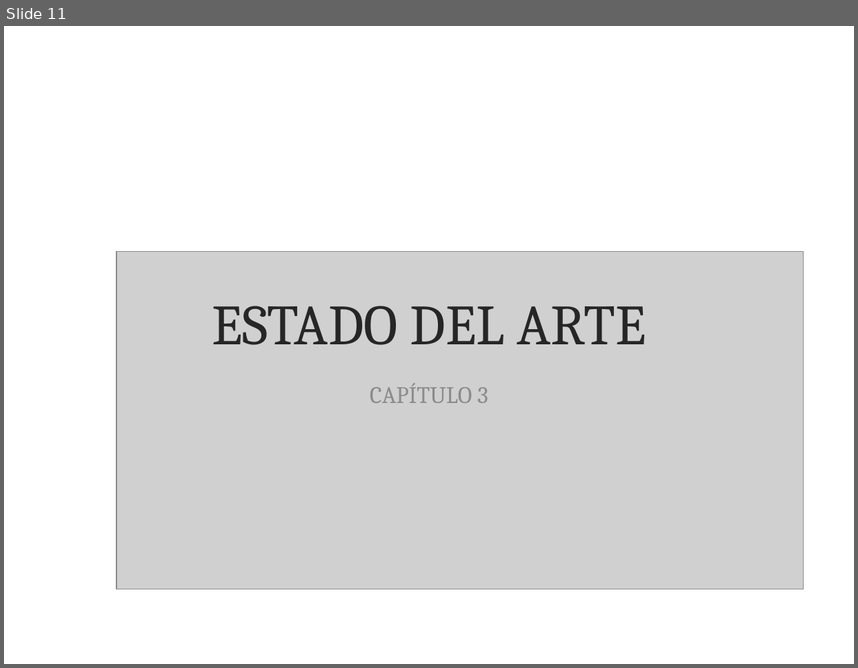
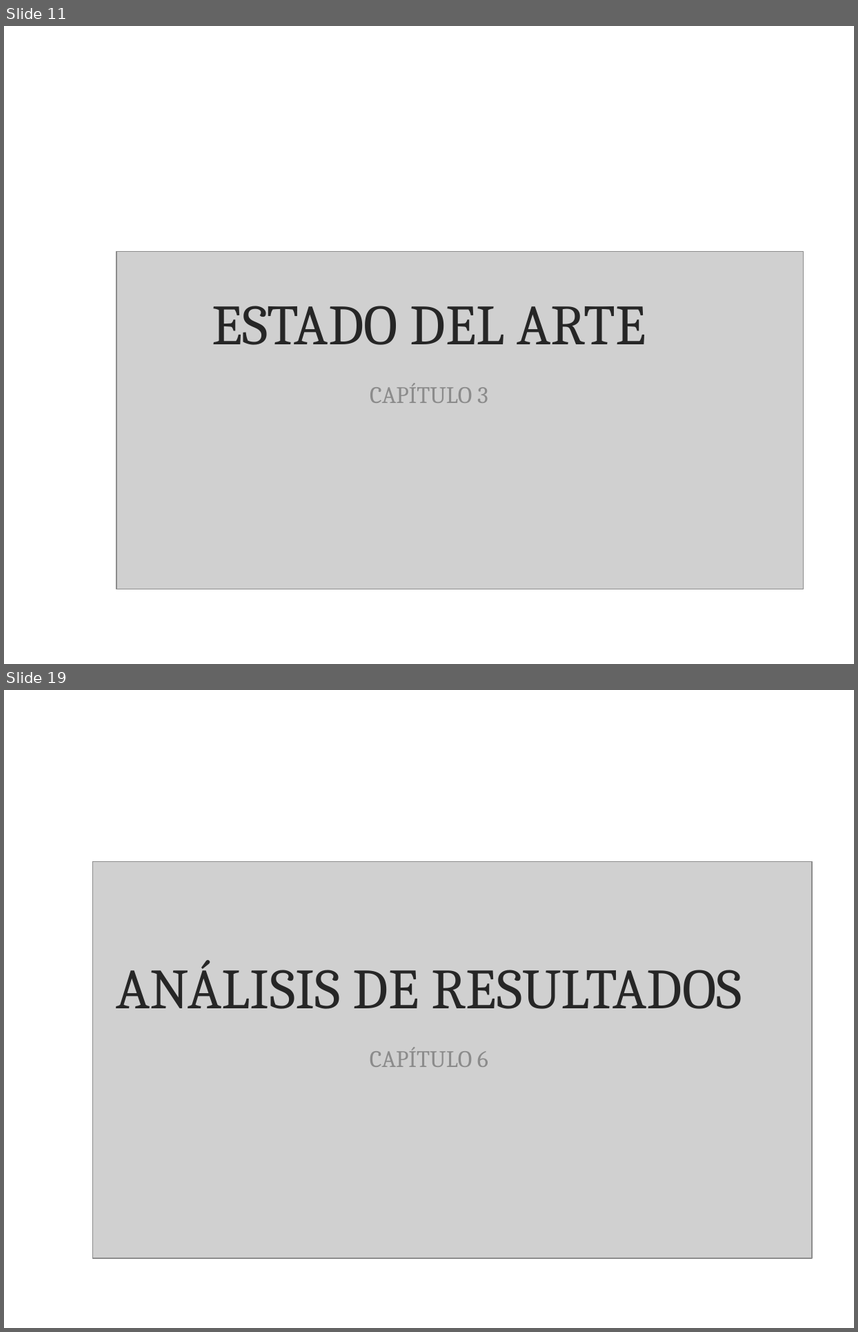
Before and after one commit to leiparov/TesisJigsaw, a slide deck: tesis.pptx. Shown one above the other, each under a label of ours: slide 11 before the commit, slides 11 and 19 after it; the slides between them are not shown. The pictures are 858x668 and 858x1332 pixels, drawn with LibreOffice and Linux fonts; fonts in the diff are those of the drawing; grey boxes stand for pictures; background and template pictures are left out. Boxes give left, top, right and bottom in pixels: in the first picture for what was removed or moved away, otherwise in the second. Text is boxed around its words. In the diff, an @@ line names an element or a change of style, - is before the commit and + after.

```diff
--- a/tesis.pptx
+++ b/tesis.pptx
@@ slide 19 added at <box>4,690,854,1328</box>, background picture (left out) @@
@@ picture added at <box>93,862,813,1258</box> @@
@@ title added at <box>116,960,742,1009</box>, 48 pt, text #262626 @@
+ANÁLISIS DE RESULTADOS
@@ text added at <box>370,1047,488,1067</box>, 20 pt, text #8C8C8C @@
+CAPÍTULO 6
```
Also in this commit, not shown: 4 slides changed, 10 other slides added, 1 slide removed, 3 other files.
